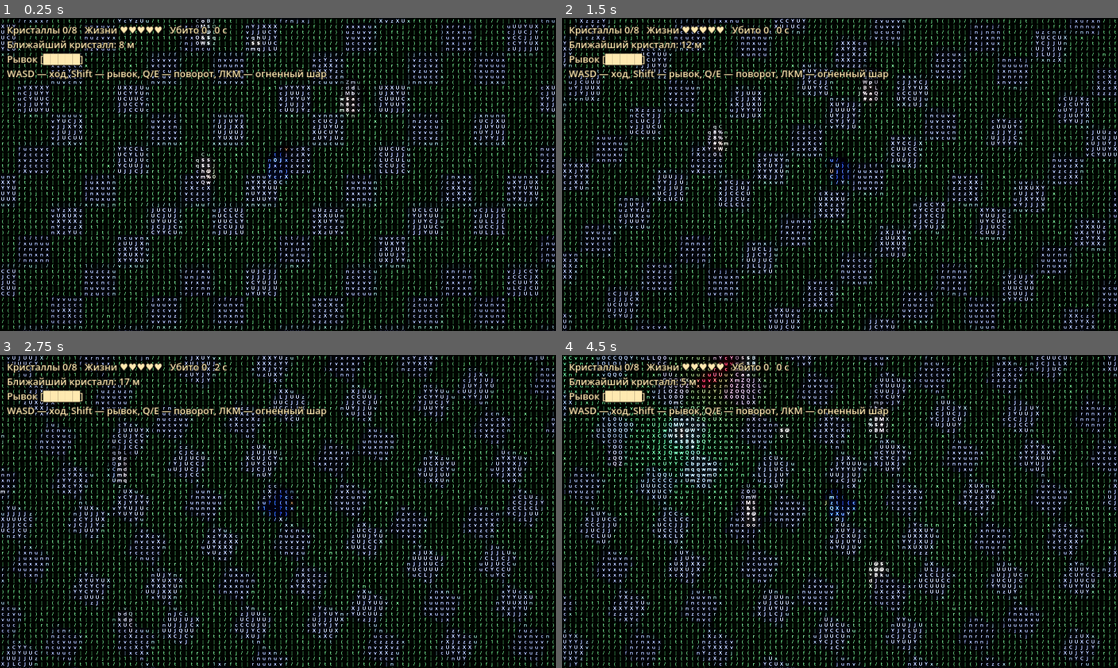
Above: before the commit, frames 1-4 (two rows, left to right).
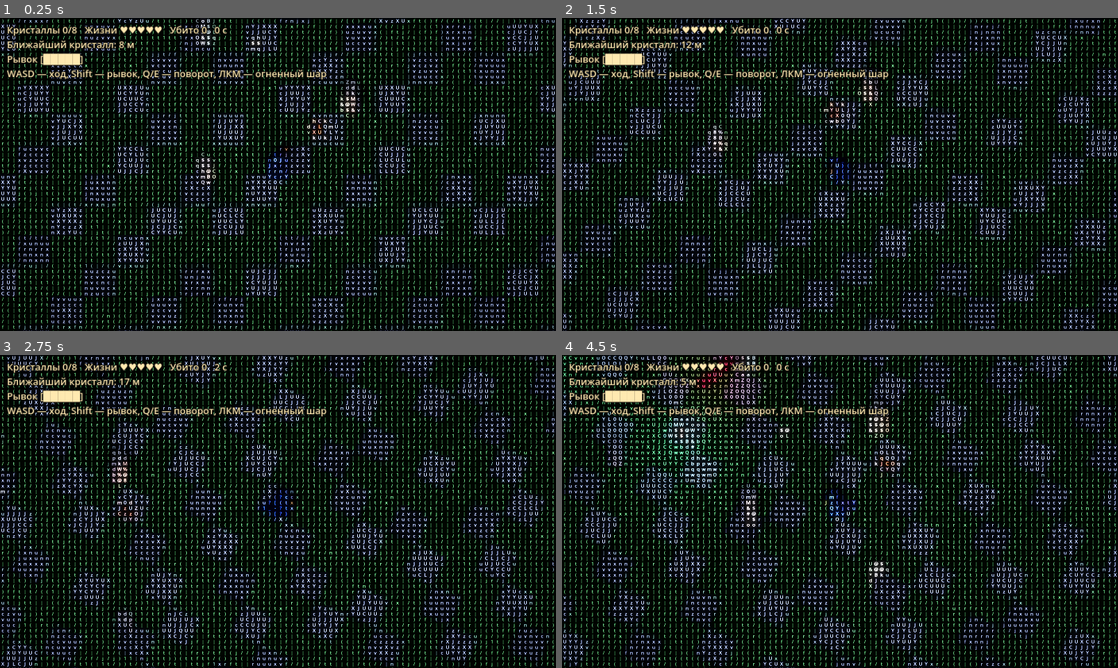
Above: after the commit, the same moments.

Repository: arteick/proxy-test
Game: Godot game, scene res://main.tscn
The game is run twice, just before and just after one commit, with the same random seed, the same clock (stepped at 60 frames per second) and the same inputs.
Inputs (mouse positions are in pixels of both pictures, inside the frame that each line leads up to):
- Up to frame 1 (0.25 s): no input
- Up to frame 2 (1.5 s): tap Enter at 0.5 s; move the mouse to (962, 158) at 0.52 s; hold D 0.53-1.28 s; tap R at 0.6 s; click (962, 158) at 0.67 s; move the mouse to (728, 190) at 1.27 s; hold S from 1.28 s (still down); tap Q at 1.35 s
- Up to frame 3 (2.75 s): move the mouse to (333, 442) at 2.02 s; release S at 2.03 s; hold D from 2.03 s (still down); hold E from 2.03 s (still down)
- Up to frame 4 (4.5 s): move the mouse to (812, 574) at 2.77 s; release D at 2.78 s; release E at 2.78 s; hold W 2.78-3.53 s; tap Shift at 2.85 s; click (812, 574) at 2.92 s; move the mouse to (1006, 558) at 3.52 s; hold A from 3.53 s (still down); tap R at 3.6 s; move the mouse to (673, 464) at 4.27 s; tap Q at 4.35 s

The runs differ from the first frame. In frame 1, 0.2% of the frame differs, in the area x 37-64%, y 23-52%; in frame 2, 0.2%; in frame 3, 0.2%; in frame 4, 0.3%, in the area x 49-61%, y 18-52%.

Commit message:
Чат: костёр с извивающимся пламенем и дымом
Co-Authored-By: Claude Sonnet 5.5 <noreply@anthropic.com>
Claude-Session: https://claude.ai/code/session_01E4ZdGNW14ET5AC1YLV6gVk

Diff:
--- /dev/null
+++ b/godot/scripts/campfire.gd
@@ -0,0 +1,116 @@
+extends RefCounted
+const Props = preload("res://scripts/props.gd")
+# Костёр: пламя из ASCII-символов извивается (сдвиг растёт с высотой, фаза бежит вверх),
+# дым — по одной частице за раз, поднимается на один символ над разными местами костра.
+# Логика без сцены (тестируется headless) + узлы Label3D, дрова и мерцающий свет.
+
+const POS := Vector3(2.5, 0.0, -3.0)
+const HALF := [2, 2, 1, 0] # половина ширины ряда пламени (в ячейках); ряды снизу вверх
+const CELL_W := 0.2
+const ROW_H := 0.3
+const ROW_CHARS := [["#", "@", "%"], ["&", "8", "*"], ["^", "*", "~"], ["'", "`", "^"]]
+const ROW_COLORS := [Color("d63c08"), Color("ff6a10"), Color("ff9a1a"), Color("ffd23a")]
+const SMOKE_CHARS := [".", "'", ",", "`", "°"]
+const SMOKE_COLOR := Color("9a9aa2")
+const SMOKE_LIFE := 1.0
+const SMOKE_RISE := 0.35 # один символ вверх
+const SMOKE_GAP := 0.7 # пауза между частицами: пока одна жива, второй нет
+const SMOKE_BASE_Y := 1.25
+const FIRST_LABEL := 8 # метки идут после дров (2 полена + 6 камней)
+
+var smoke: Dictionary = {} # {x, age, ch} или пусто
+var wait := 0.3
+var n := 0
+
+# Ячейки пламени в момент t: {pos, ch, col, on}. Края языков мерцают, середина горит всегда.
+static func cells(t: float) -> Array:
+	var out: Array = []
+	for r in HALF.size():
+		var sway := sin(t * 4.5 - r * 1.1) * 0.06 * (r + 1) + sin(t * 2.3 - r * 0.7) * 0.04 * r
+		for c in range(-HALF[r], HALF[r] + 1):
+			var chars: Array = ROW_CHARS[r]
+			out.append({
+				"pos": Vector3(c * CELL_W + sway, 0.3 + r * ROW_H, 0.0),
+				"ch": chars[int(floor(t * 8.0 + c * 3 + r)) % chars.size()],
+				"col": ROW_COLORS[r],
+				"on": c == 0 or sin(t * 9.0 + r * 2.3 + c * 4.1) > -0.1 + 0.1 * r})
+	return out
+
+func update(dt: float) -> void:
+	if not smoke.is_empty():
+		smoke.age += dt
+		if smoke.age >= SMOKE_LIFE:
+			smoke = {}
+			wait = SMOKE_GAP
+		return
+	wait -= dt
+	if wait <= 0.0:
+		n += 1
+		smoke = {"x": sin(n * 12.9) * 0.4, "age": 0.0, "ch": SMOKE_CHARS[n % SMOKE_CHARS.size()]}
+
+# Положение частицы дыма (или null) и её непрозрачность.
+func smoke_pos():
+	if smoke.is_empty():
+		return null
+	return Vector3(smoke.x, SMOKE_BASE_Y + SMOKE_RISE * smoke.age / SMOKE_LIFE, 0.0)
+
+func smoke_alpha() -> float:
+	return 0.0 if smoke.is_empty() else 0.8 * (1.0 - smoke.age / SMOKE_LIFE)
+
+static func _label() -> Label3D:
+	var l := Label3D.new()
+	l.font_size = 48
+	l.pixel_size = 0.01
+	l.billboard = BaseMaterial3D.BILLBOARD_ENABLED
+	return l
+
+# Дрова, камни, свет и метки (14 ячеек пламени + 1 дым + свет последним ребёнком).
+static func make_node(parent: Node3D, at: Vector3 = POS) -> Node3D:
+	var node := Node3D.new()
+	node.position = at
+	var wood := Props.mat(Color("4a2e1a"), 0.9)
+	for a in [0.5, -0.5]:
+		var log := CylinderMesh.new()
+		log.top_radius = 0.09; log.bottom_radius = 0.09; log.height = 0.9
+		Props.mesh(log, wood, Vector3(0, 0.12, 0), node).rotation = Vector3(PI / 2.0, 0, a)
+	var stone := Props.mat(Color("8f9199"), 0.85)
+	for i in 6:
+		var s := SphereMesh.new()
+		s.radius = 0.14; s.height = 0.22
+		var ang := i * TAU / 6.0
+		Props.mesh(s, stone, Vector3(cos(ang) * 0.6, 0.08, sin(ang) * 0.6), node)
+	for i in cell_count() + 1: # ячейки пламени + дым
+		node.add_child(_label())
+	var light := OmniLight3D.new()
+	light.light_color = Color("ff8a30")
+	light.omni_range = 9.0
+	light.omni_attenuation = 1.3
+	light.position = Vector3(0, 0.9, 0)
+	node.add_child(light)
+	parent.add_child(node)
+	return node
+
+static func cell_count() -> int:
+	var k := 0
+	for h in HALF:
+		k += 2 * h + 1
+	return k
+
+static func apply(node: Node3D, cf, t: float, scale_k: float) -> void:
+	node.scale = Vector3.ONE * scale_k
+	var cs := cells(t)
+	for i in cs.size():
+		var l: Label3D = node.get_child(FIRST_LABEL + i)
+		l.visible = cs[i].on
+		l.position = cs[i].pos
+		l.text = cs[i].ch
+		l.modulate = cs[i].col
+	var sp: Label3D = node.get_child(FIRST_LABEL + cs.size())
+	var p = cf.smoke_pos()
+	sp.visible = p != null
+	if p != null:
+		sp.position = p
+		sp.text = cf.smoke.ch
+		sp.modulate = Color(SMOKE_COLOR, cf.smoke_alpha())
+	var light: OmniLight3D = node.get_child(node.get_child_count() - 1)
+	light.light_energy = 2.6 + sin(t * 13.0) * 0.5 + sin(t * 7.3) * 0.4
--- a/godot/scripts/world.gd
+++ b/godot/scripts/world.gd
@@ -9,6 +9,7 @@
 const Spells = preload("res://scripts/spells.gd")
 const Postfx = preload("res://scripts/postfx.gd")
 const Dash = preload("res://scripts/dash.gd")
+const Campfire = preload("res://scripts/campfire.gd")
 # Сцена целиком в коде: колонны, персонаж, свет, камера и ASCII-постобработка.
 
 const FAR := 60.0
@@ -34,6 +35,8 @@
 var run_seed := 1
 var spells := Spells.new()
 var dash := Dash.new()
+var fire := Campfire.new()
+var fire_node: Node3D
 
 func _ready() -> void:
 	colliders = Level.build(self) + Level.build_ruins(self)
@@ -47,6 +50,7 @@
 	add_child(cam)
 	ascii_mat = Postfx.build(self, cam)
 	ascii_mat.set_shader_parameter("far_blend", Move.far_blend(zoom))
+	fire_node = Campfire.make_node(self)
 	add_child(spells)
 	spells.setup(hero, cam)
 	spells.exploded.connect(_on_explosion)
@@ -116,6 +120,8 @@
 		float(Input.is_physical_key_pressed(KEY_D)) - float(Input.is_physical_key_pressed(KEY_A)),
 		float(Input.is_physical_key_pressed(KEY_W)) - float(Input.is_physical_key_pressed(KEY_S)))
 	spells.update(dt, t, zoom, game.state == "play")
+	fire.update(dt)
+	Campfire.apply(fire_node, fire, t, marker)
 	var dir := Move.wish_dir(wasd, yaw) if game.state == "play" else Vector3.ZERO
 	moving = dir != Vector3.ZERO
 	dash.update(dt)
--- a/godot/tests/run.gd
+++ b/godot/tests/run.gd
@@ -10,6 +10,7 @@
 const Dash = preload("res://scripts/dash.gd")
 const Trail = preload("res://scripts/trail.gd")
 const Explosion = preload("res://scripts/explosion.gd")
+const Campfire = preload("res://scripts/campfire.gd")
 # Запуск: godot --headless --path godot -s tests/run.gd
 
 var fails := 0
@@ -187,5 +188,20 @@
 	gd.update(Vector3.ZERO, 0.1)
 	check(gd.hp == Game.HP_MAX - 1, "после рывка урон проходит")
 	check(Hud.text(gd, Vector3.ZERO, 1.0).contains("█████") and Hud.text(gd, Vector3.ZERO, 0.0).contains("░░░░░"), "HUD: полоска рывка")
+	var fl0 := Campfire.cells(0.0)
+	var fl1 := Campfire.cells(0.7)
+	check(fl0.size() == Campfire.cell_count(), "костёр: число ячеек пламени")
+	check(fl0[0].pos.x != fl1[0].pos.x and fl0[fl0.size() - 1].pos.x != fl1[fl1.size() - 1].pos.x, "костёр: пламя извивается")
+	check(fl0[fl0.size() - 1].pos.y > fl0[0].pos.y, "костёр: верх пламени выше низа")
+	var cf := Campfire.new()
+	var seen := 0
+	var rose := true
+	for k in 400:
+		cf.update(0.016)
+		if not cf.smoke.is_empty():
+			seen += 1
+			rose = rose and cf.smoke_pos().y <= Campfire.SMOKE_BASE_Y + Campfire.SMOKE_RISE + 0.001
+	check(seen > 0 and seen < 400 and rose, "костёр: дым по одной частице, не выше одного символа")
+	check(Campfire.new().smoke_pos() == null and Campfire.new().smoke_alpha() == 0.0, "костёр: сначала дыма нет")
 	root.free()
 	quit(1 if fails else 0)
Not shown, changed: docs/MEMORY.md
Not shown, changed: docs/PROGRESS.md
Not shown, added: docs/chat/20261026-034714-es3r.md
